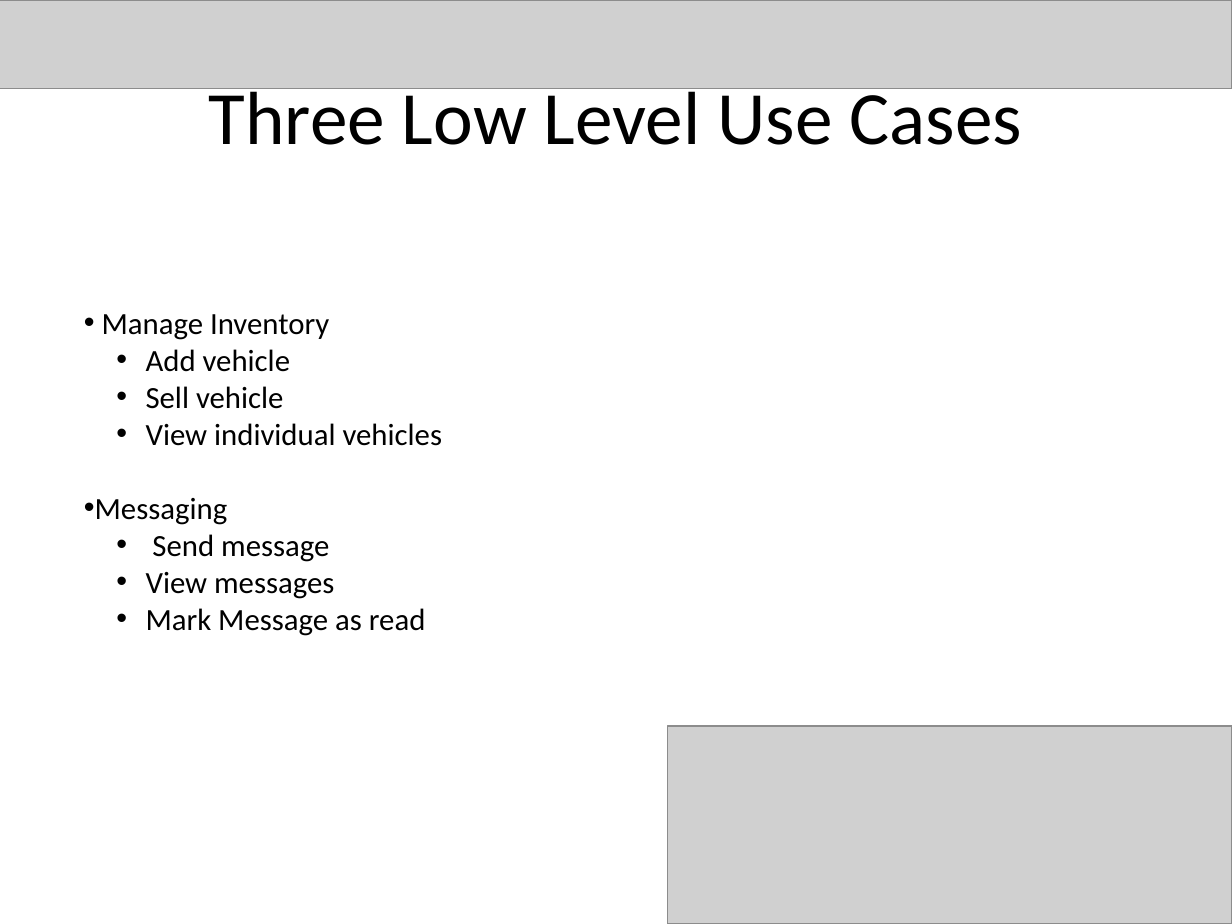
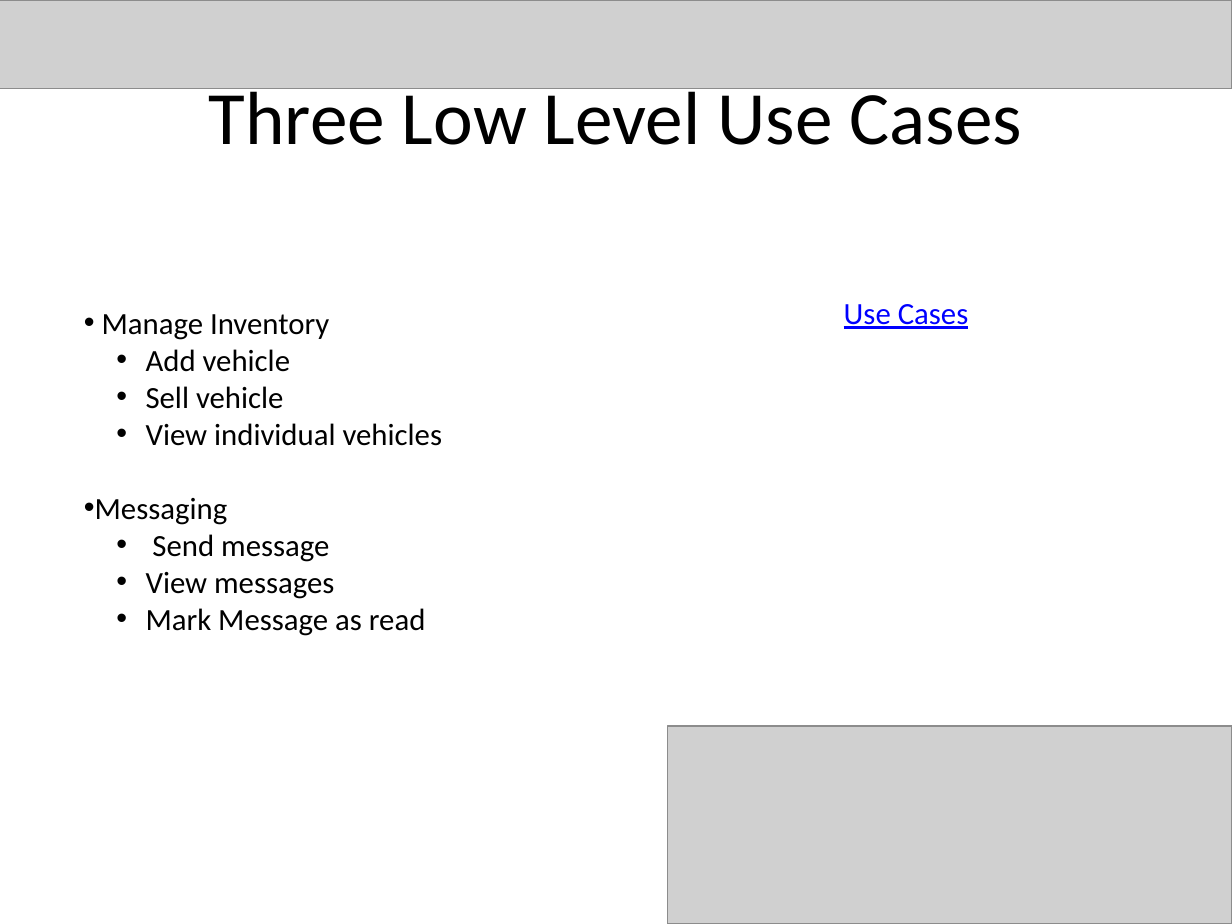
Before and after one commit to bjarratt/csce431-team1, a slide deck: slide 3 of FinalPres.pptx. Drawn at 1232x924 pixels with LibreOffice and Linux fonts; fonts in the diff are those of the drawing; grey boxes stand for pictures. Boxes give left, top, right and bottom in pixels: in the first picture for what was removed or moved away, otherwise in the second. Text is boxed around its words. In the diff, an @@ line names an element or a change of style, - is before the commit and + after.

```diff
--- a/FinalPres.pptx
+++ b/FinalPres.pptx
@@ text added at box(844, 304, 969, 329), 18 pt, text #0000FF, underline @@
+Use Cases
```
Also in this commit, not shown: 4 other slides changed, 2 slides added, 1 slide removed, 1 other file.
